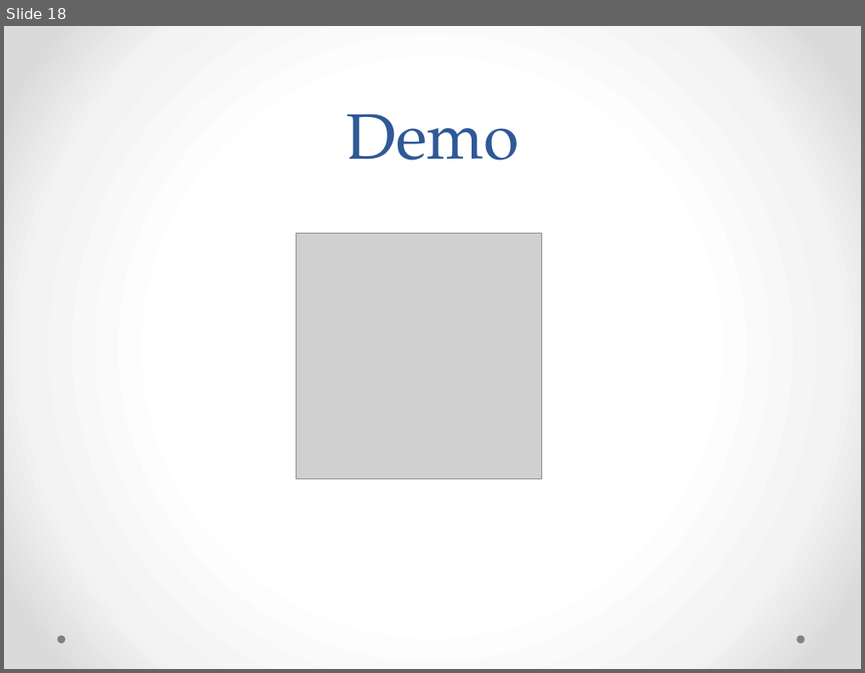
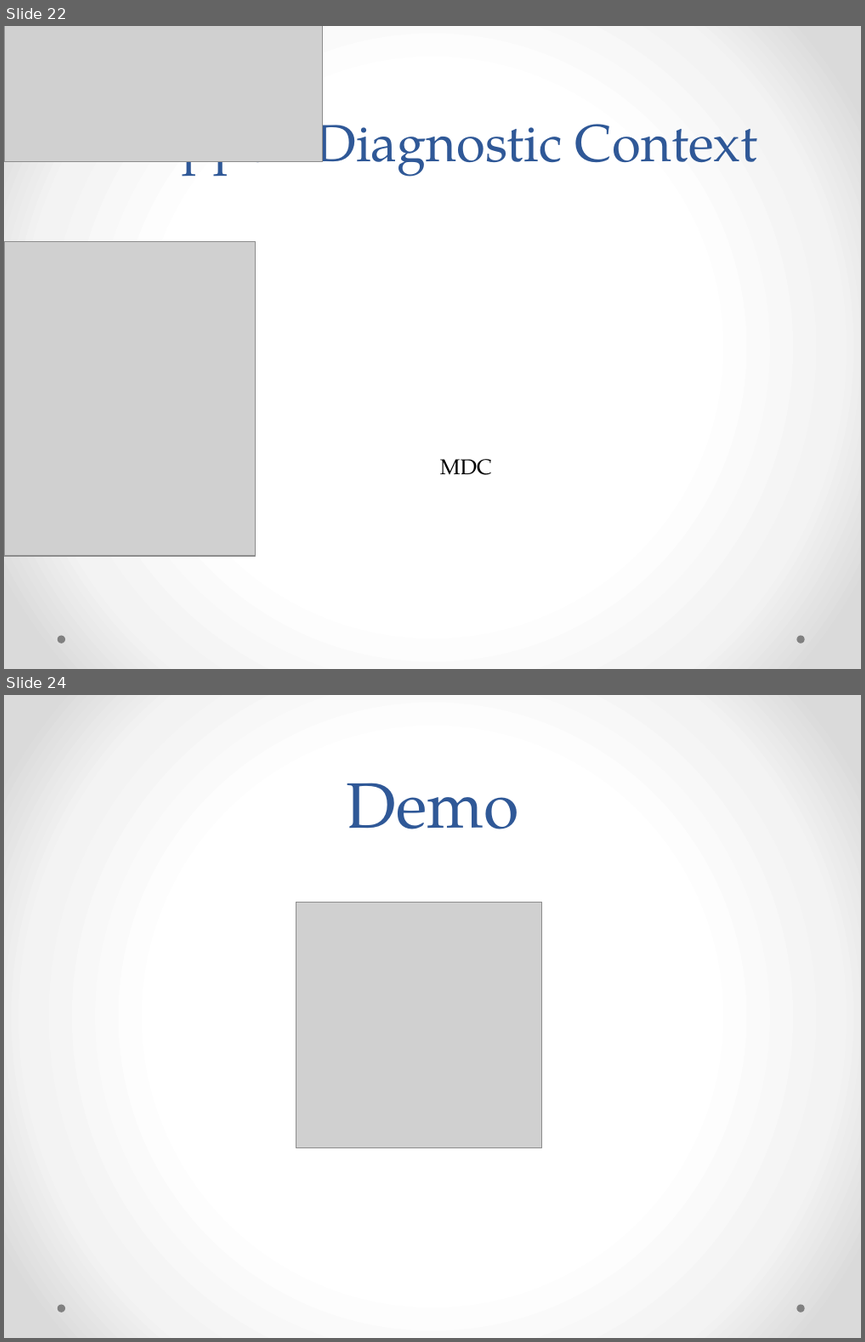
Before and after one commit to solidjb/elk-demo, a slide deck: oclc-elk.pptx. Shown one above the other, each under a label of ours: slide 18 before the commit, slides 22 and 24 after it; the slides between them are not shown. The pictures are 865x673 and 865x1342 pixels, drawn with LibreOffice and Linux fonts; fonts in the diff are those of the drawing; grey boxes stand for pictures. Boxes give left, top, right and bottom in pixels: in the first picture for what was removed or moved away, otherwise in the second. Text is boxed around its words. In the diff, an @@ line names an element or a change of style, - is before the commit and + after.

```diff
--- a/oclc-elk.pptx
+++ b/oclc-elk.pptx
@@ slide 22 added at [4, 26, 861, 669], background gradient #FFFFFF to #F4F4F4 to #DADADA; not listed: 2 template elements that a slide beside it also shows @@
@@ picture added at [4, 26, 323, 160] @@
@@ title added at [107, 106, 758, 180], 44 pt, text #2F5897 @@
+Mapped Diagnostic Context
@@ picture added at [4, 241, 255, 556] @@
@@ text added at [440, 459, 492, 475], 18 pt, text #000000 @@
+MDC
@@ what was slide 18 is now slide 24 @@
```
Also in this commit, not shown: 1 slide changed, 8 other slides added, 2 slides removed.
